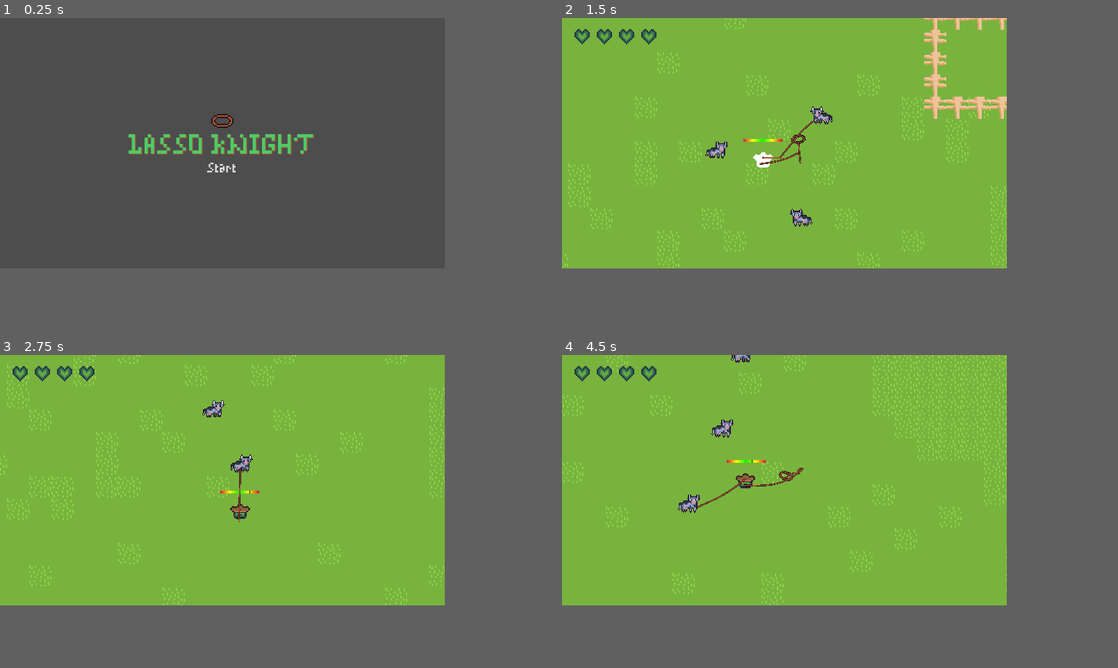
Above: before the commit, frames 1-4 (two rows, left to right).
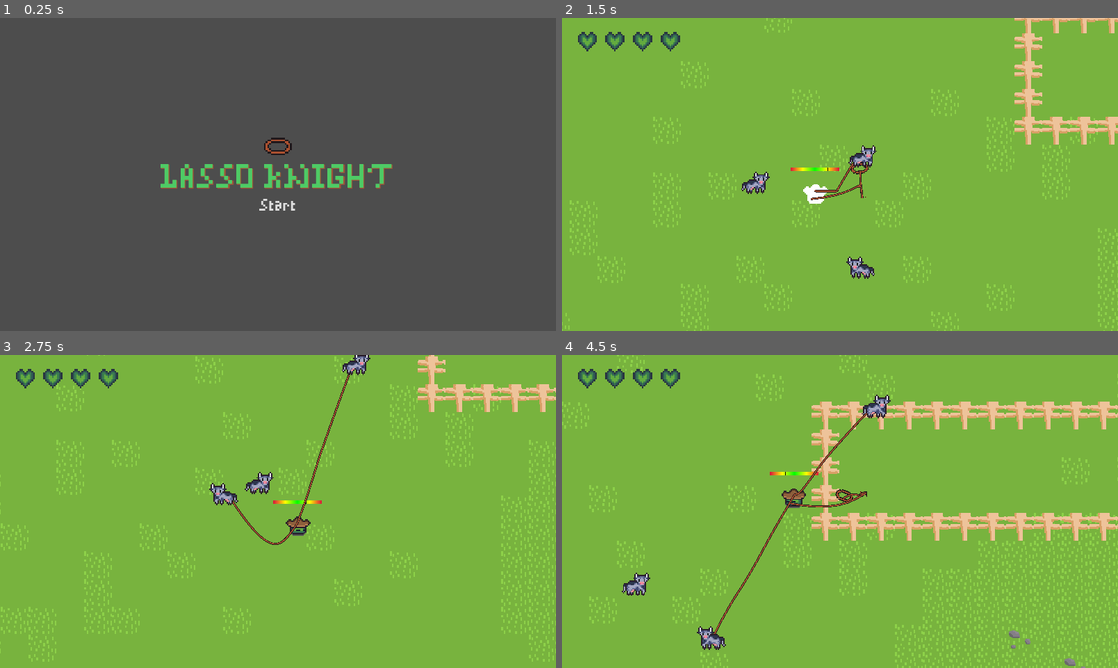
Above: after the commit, the same moments.

Repository: 2weeking/Lasso-Knight
Game: Godot game, scene res://levels/MainMenu.tscn
Same seed, same stepped clock (60 frames per second), same inputs: the game is played once before the commit and once after it.
Inputs (mouse positions are in pixels of both pictures, inside the frame that each line leads up to):
- Up to frame 1 (0.25 s): no input
- Up to frame 2 (1.5 s): click "Start" at 0.5 s; move the mouse to (884, 130) at 1.27 s; hold D (right) from 1.28 s (still down); click (884, 130) at 1.35 s
- Up to frame 3 (2.75 s): move the mouse to (133, 492) at 2.02 s; release D (right) at 2.03 s; hold S (down) from 2.03 s (still down); click (133, 492) at 2.1 s
- Up to frame 4 (4.5 s): move the mouse to (828, 423) at 2.77 s; release S (down) at 2.78 s; hold D (right) 2.78-3.53 s; click (828, 423) at 2.85 s; move the mouse to (762, 530) at 3.52 s; hold W (up) 3.53-4.28 s; click (762, 530) at 3.6 s; move the mouse to (917, 517) at 4.27 s; hold A (left) from 4.28 s (still down); click (917, 517) at 4.35 s
In our replay, the window is 640x360 before the commit and 800x450 after it. These sizes can differ from the game's own. Grey fills any space a smaller window leaves; there, only what the larger window draws over its background counts as a difference.

The runs differ from the first frame. In frame 1, 3.1% of the frame differs, in the area x 23-71%, y 30-62%; in frame 2, 9.3%; in frame 3, 8.5%; in frame 4, 15%, in the area x 0-100%, y 0-100%.

Commit message:
Removed pixly effect

Diff:
--- a/entities/enemy/enemy.gd
+++ b/entities/enemy/enemy.gd
@@ -13,7 +13,6 @@
 var desired_velocity := Vector2.ZERO
 var direction := Vector2.ZERO
 var counter_direction := Vector2.ZERO
-var knockback := Vector2.ZERO
 
 func _physics_process(_delta):
 	if is_instance_valid(player) and moving:
@@ -34,9 +33,7 @@
 	elif velocity.x > 0:
 		sprite.flip_h = false
 
-	velocity += knockback
 	move_and_slide()
-	knockback = knockback.lerp(Vector2.ZERO, 0.1)
 
 
 func _on_hitbox_area_entered(area):
@@ -51,6 +48,3 @@
 		# Deal knockback
 		var knock_direction = global_position.direction_to(body.global_position)
 		body.knockback = knock_direction * knockback_strength
-		# Also apply knockback to self
-		var opposite_direction = body.global_position.direction_to(global_position)
-		knockback = opposite_direction * knockback_strength
--- a/project.godot
+++ b/project.godot
@@ -16,11 +16,10 @@
 
 [display]
 
-window/size/viewport_width=640
-window/size/viewport_height=360
-window/stretch/mode="viewport"
-window/stretch/aspect="expand"
-window/stretch/scale_mode="integer"
+window/size/viewport_width=1280
+window/size/viewport_height=720
+window/stretch/mode="canvas_items"
+window/stretch/scale=2.0
 
 [editor_plugins]
 
